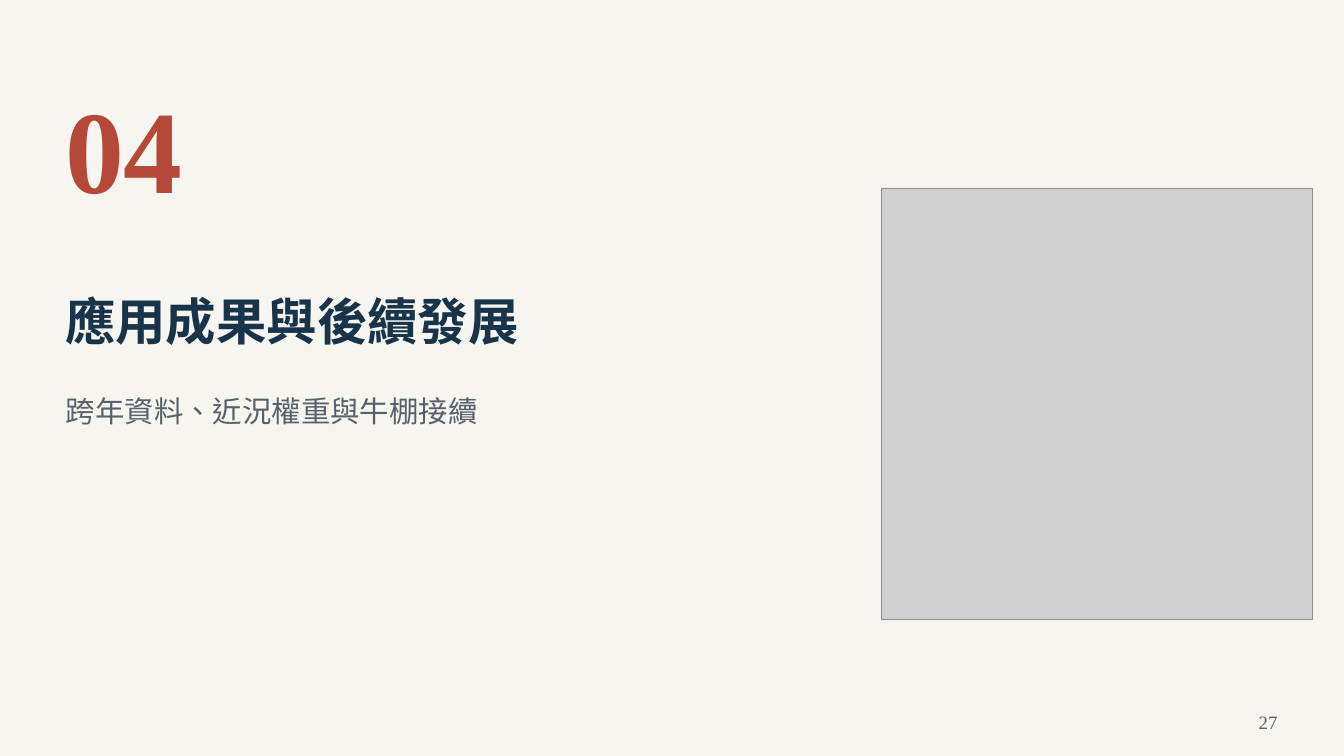
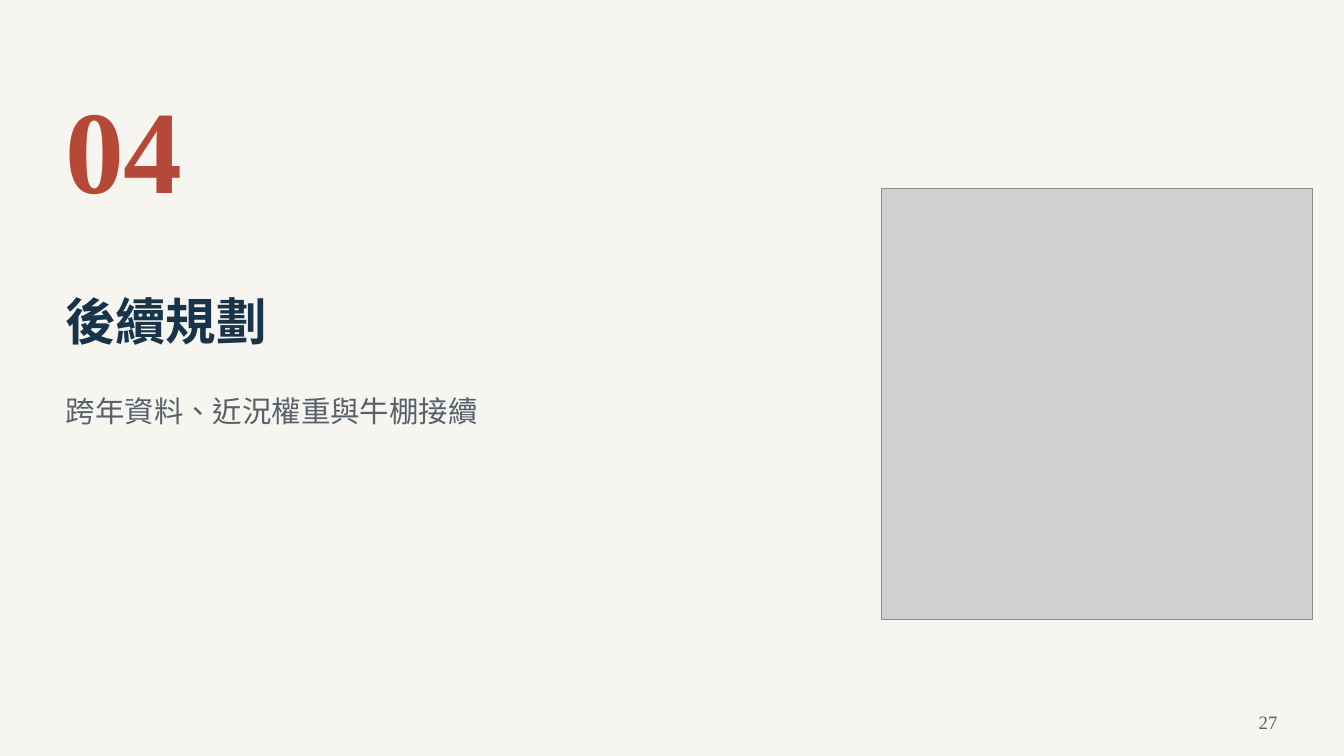
Before and after one commit to Da-Xiong-Chen/baseball_project, a slide deck: slide 27 of presentations/competition-2026/submission-20261023/一球兩面_參賽提案_32頁_20261023.pptx. Drawn at 1344x756 pixels with LibreOffice and Linux fonts; fonts in the diff are those of the drawing; grey boxes stand for pictures. Boxes give left, top, right and bottom in pixels: in the first picture for what was removed or moved away, otherwise in the second. Text is boxed around its words. In the diff, an @@ line names an element or a change of style, - is before the commit and + after.

```diff
--- a/presentations/competition-2026/submission-20261023/一球兩面_參賽提案_32頁_20261023.pptx
+++ b/presentations/competition-2026/submission-20261023/一球兩面_參賽提案_32頁_20261023.pptx
@@ text at box(65, 297, 267, 345): text changed @@
-應用成果與後續發展
+後續規劃
```
Also in this commit, not shown: 15 other slides changed, 10 slides added, 10 slides removed, 4 other files.
